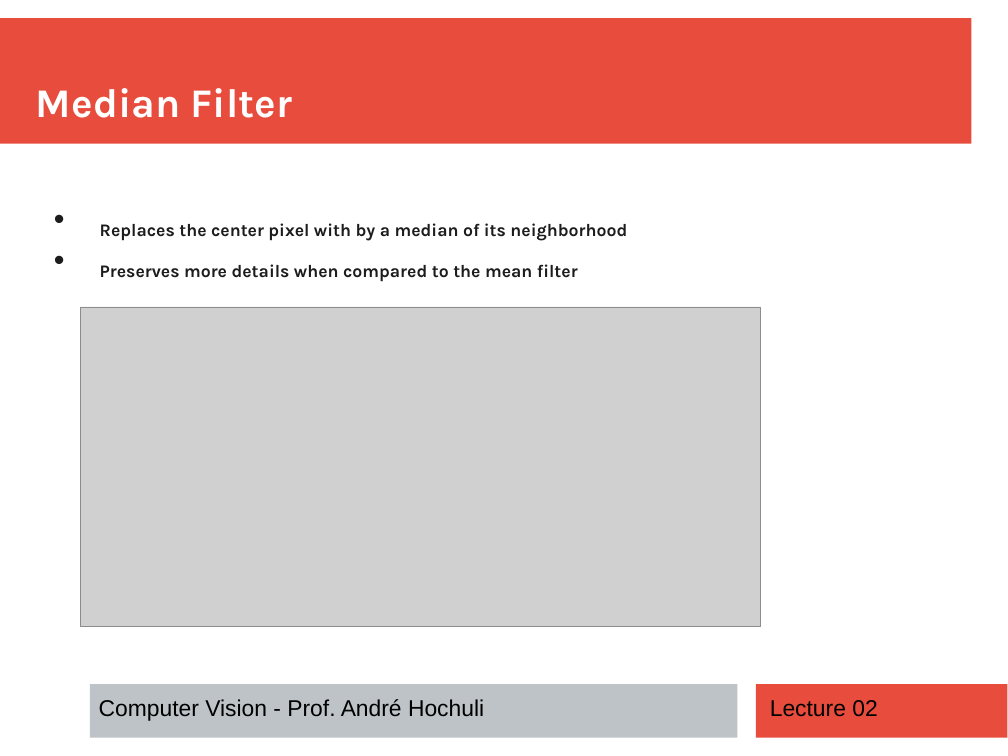
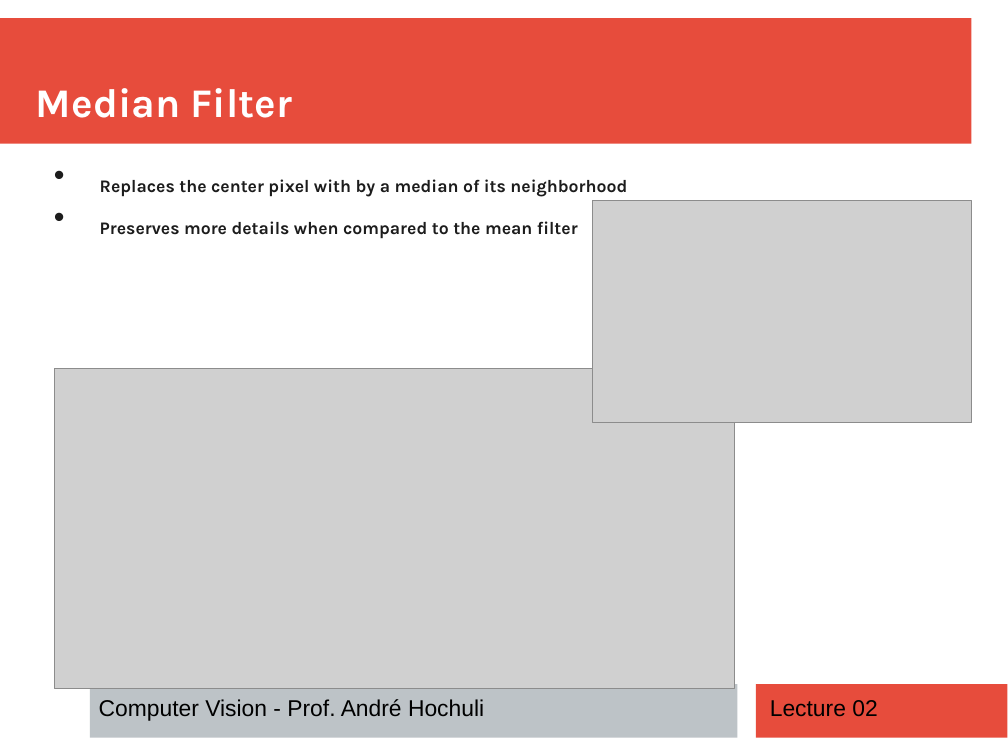
Before and after one commit to andrehochuli/teaching, a slide deck: slide 8 of ComputerVision/Lecture 02 - Image Filtering/Lecture 02 - Image Filtering.pptx (slide 6 before the commit). Drawn at 1008x756 pixels with LibreOffice and Linux fonts; fonts in the diff are those of the drawing; grey boxes stand for pictures. Boxes give left, top, right and bottom in pixels: in the first picture for what was removed or moved away, otherwise in the second. Text is boxed around its words. In the diff, an @@ line names an element or a change of style, - is before the commit and + after.

```diff
--- a/ComputerVision/Lecture 02 - Image Filtering/Lecture 02 - Image Filtering.pptx
+++ b/ComputerVision/Lecture 02 - Image Filtering/Lecture 02 - Image Filtering.pptx
@@ text "Replaces the center pixel with ...": place and size @@
-text "Replaces the center pixel with ..." at (100, 223, 627, 282)
+text "Replaces the center pixel with ..." at (100, 179, 627, 239)
@@ picture added at (593, 200, 971, 423) @@
@@ picture: place and size @@
-picture at (80, 307, 761, 627)
+picture at (55, 369, 735, 689)
```
Also in this commit, not shown: 5 other slides changed, 3 slides added, 2 other files.
